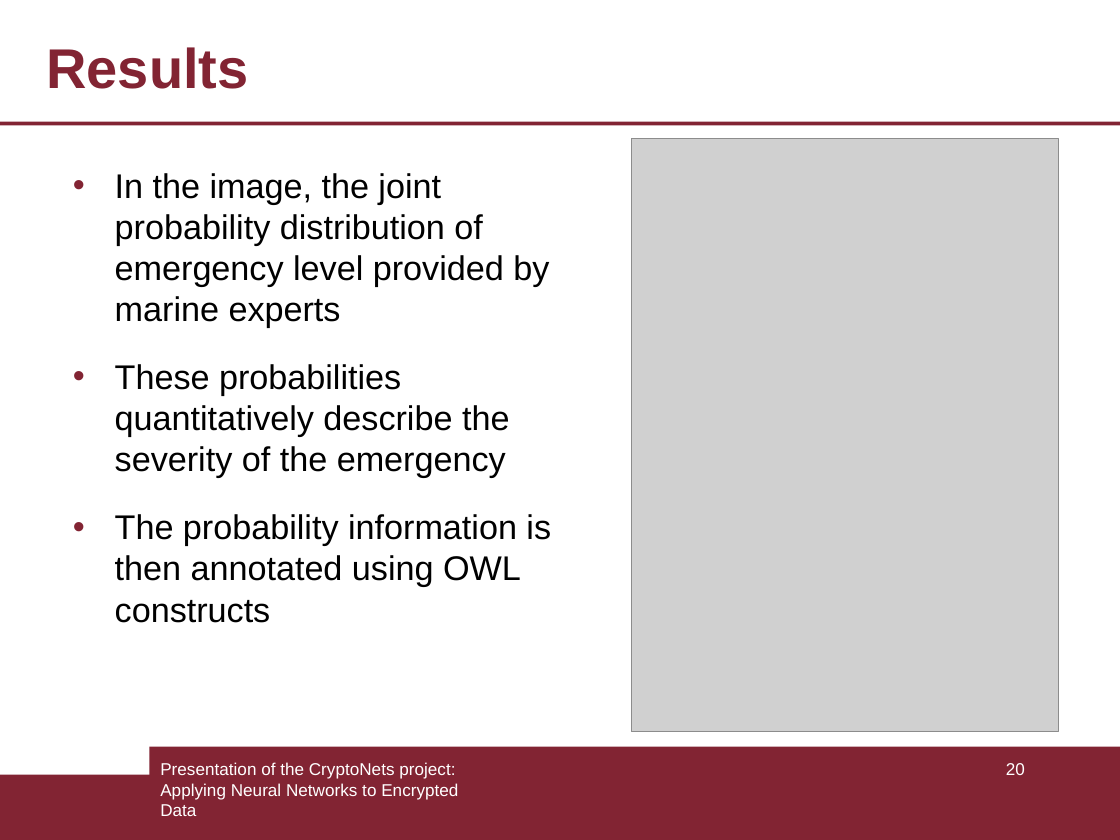
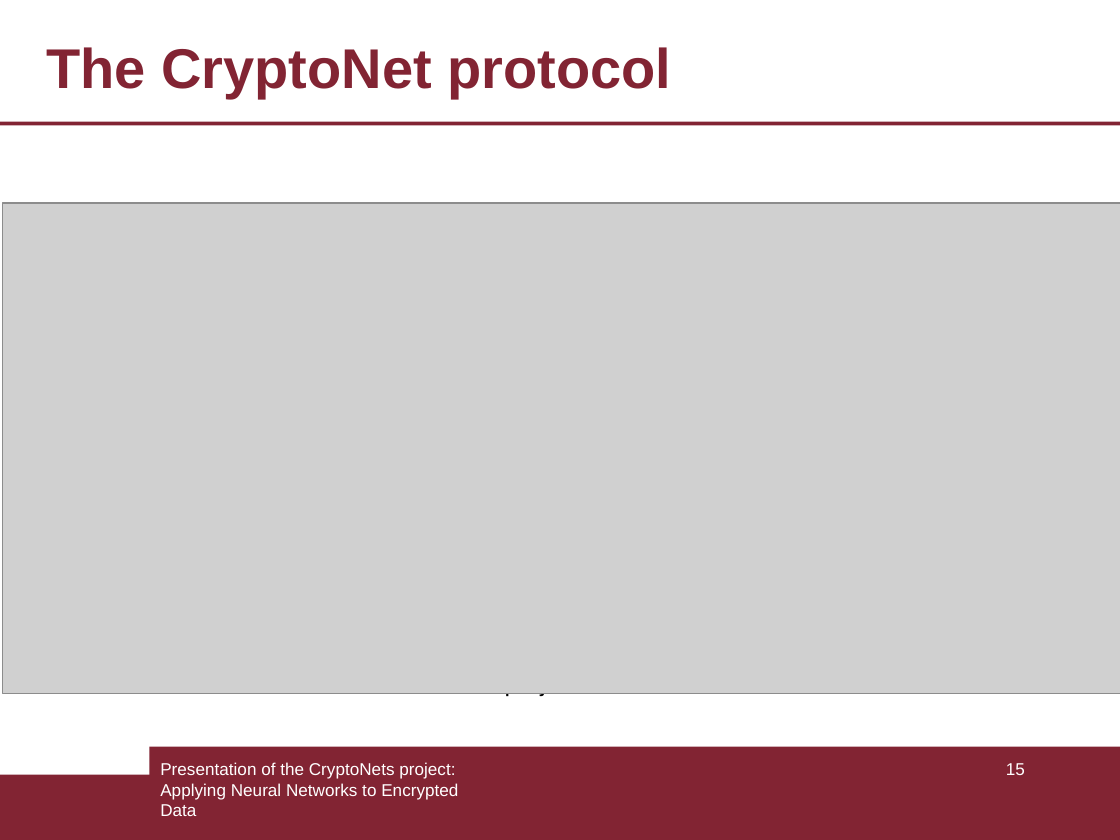
Before and after one commit to armandofln/CryptoNets-with-Python, a slide deck: slide 15 of slides/slide.odp (slide 20 before the commit). Drawn at 1120x840 pixels with LibreOffice and Linux fonts; fonts in the diff are those of the drawing; grey boxes stand for pictures. Boxes give left, top, right and bottom in pixels: in the first picture for what was removed or moved away, otherwise in the second. Text is boxed around its words. In the diff, an @@ line names an element or a change of style, - is before the commit and + after.

Commit message:
last slide update

```diff
--- a/slides/slide.odp
+++ b/slides/slide.odp
@@ title at <box>46,47,671,98</box>: text changed @@
-Results
+The CryptoNet protocol
@@ text removed at <box>115,173,551,623</box> @@
-• In the image, the joint probability distribution of emergency level provided by marine experts
-• These probabilities quantitatively describe the severity of the emergency
-• The probability information is then annotated using OWL constructs
@@ picture: place and size @@
-picture at <box>632,138,1058,731</box>
+picture at <box>3,203,1120,693</box>
@@ text added at <box>455,693,683,697</box>, 16 pt, text #000000 @@
+The project workflow
@@ page number at <box>1006,763,1025,775</box>: text changed @@
-20
+15
```
Also in this commit, not shown: 3 other slides changed, 6 slides added, 1 slide removed, 6 other files.
